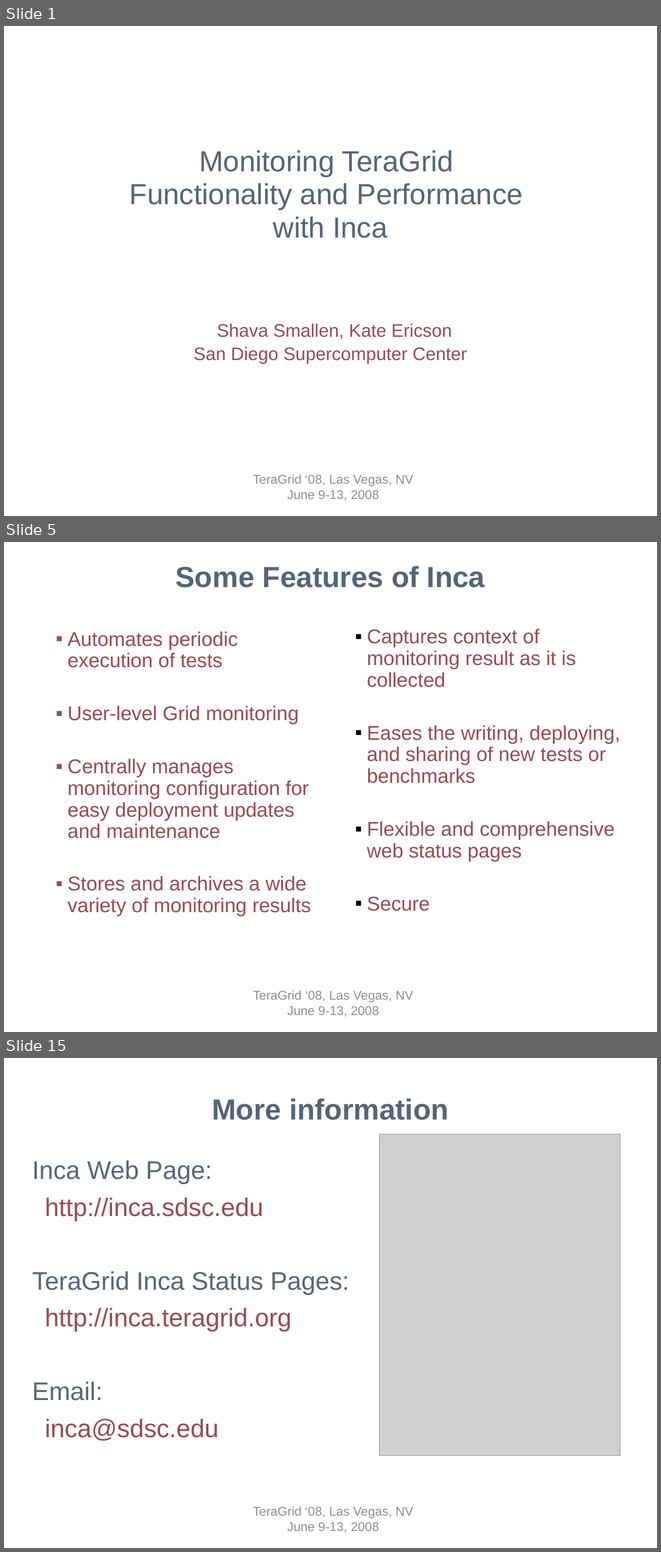
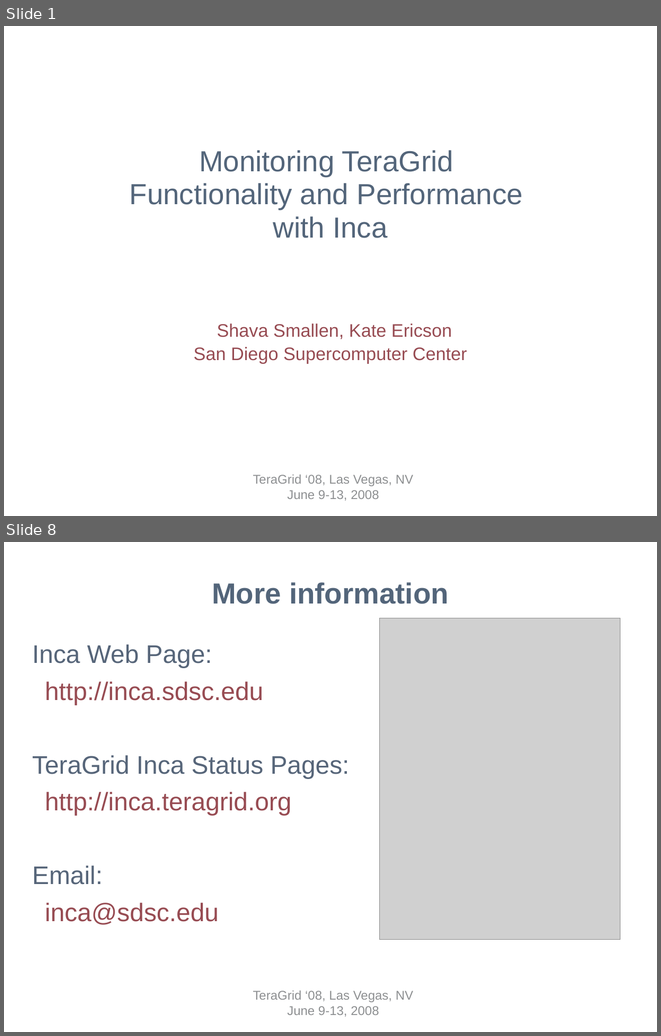
Before and after one commit to IncaProject/inca-xsede, a slide deck: talks/tg08/inca-tg08.ppt. Shown one above the other, each under a label of ours: slides 1, 5 and 15 before the commit, slides 1 and 8 after it; the slides between them are not shown. The pictures are 661x1552 and 661x1036 pixels, drawn with LibreOffice and Linux fonts; fonts in the diff are those of the drawing; grey boxes stand for pictures; background and template pictures are left out. Boxes give left, top, right and bottom in pixels: in the first picture for what was removed or moved away, otherwise in the second. Text is boxed around its words. In the diff, an @@ line names an element or a change of style, - is before the commit and + after.

```diff
--- a/talks/tg08/inca-tg08.ppt
+++ b/talks/tg08/inca-tg08.ppt
@@ slide 5 removed at (4,542,657,1032), background #FFFFFF; not listed: 1 template element that a slide beside it also shows @@
@@ title removed at (176,566,485,588) @@
-Some Features of Inca
@@ text removed at (68,631,311,916) @@
-  ▪ Automates periodic execution of tests
-  ▪ User-level Grid monitoring
-  ▪ Centrally manages monitoring configuration for easy deployment updates and maintenance
-  ▪ Stores and archives a wide variety of monitoring results
@@ text removed at (367,629,620,911) @@
-  ▪ Captures context of monitoring result as it is collected
-  ▪ Eases the writing, deploying, and sharing of new tests or benchmarks
-  ▪ Flexible and comprehensive web status pages
-  ▪ Secure
@@ what was slide 15 is now slide 8 @@
```
Also in this commit, not shown: 2 slides changed, 4 slides added, 10 other slides removed.
